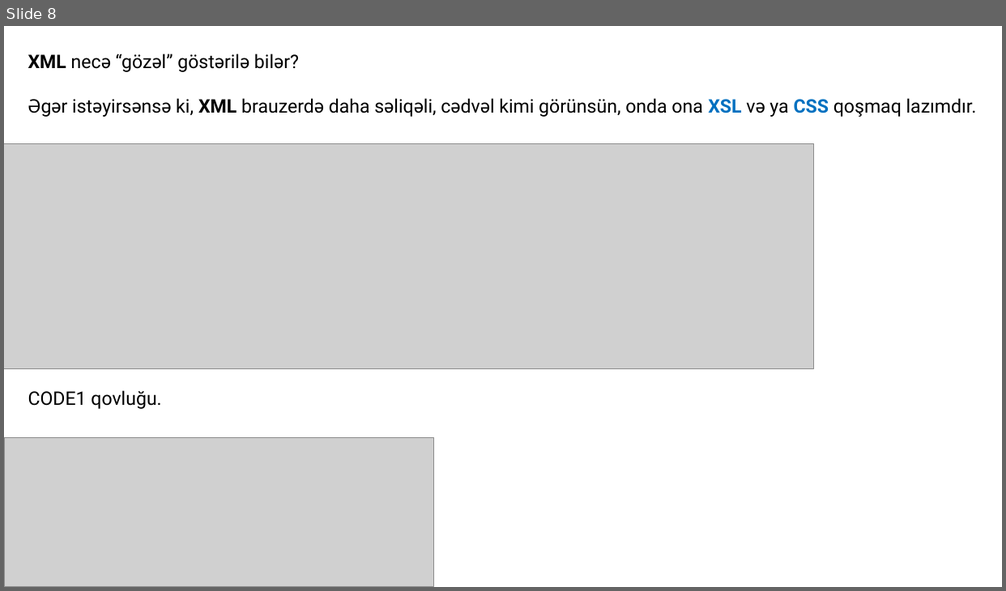
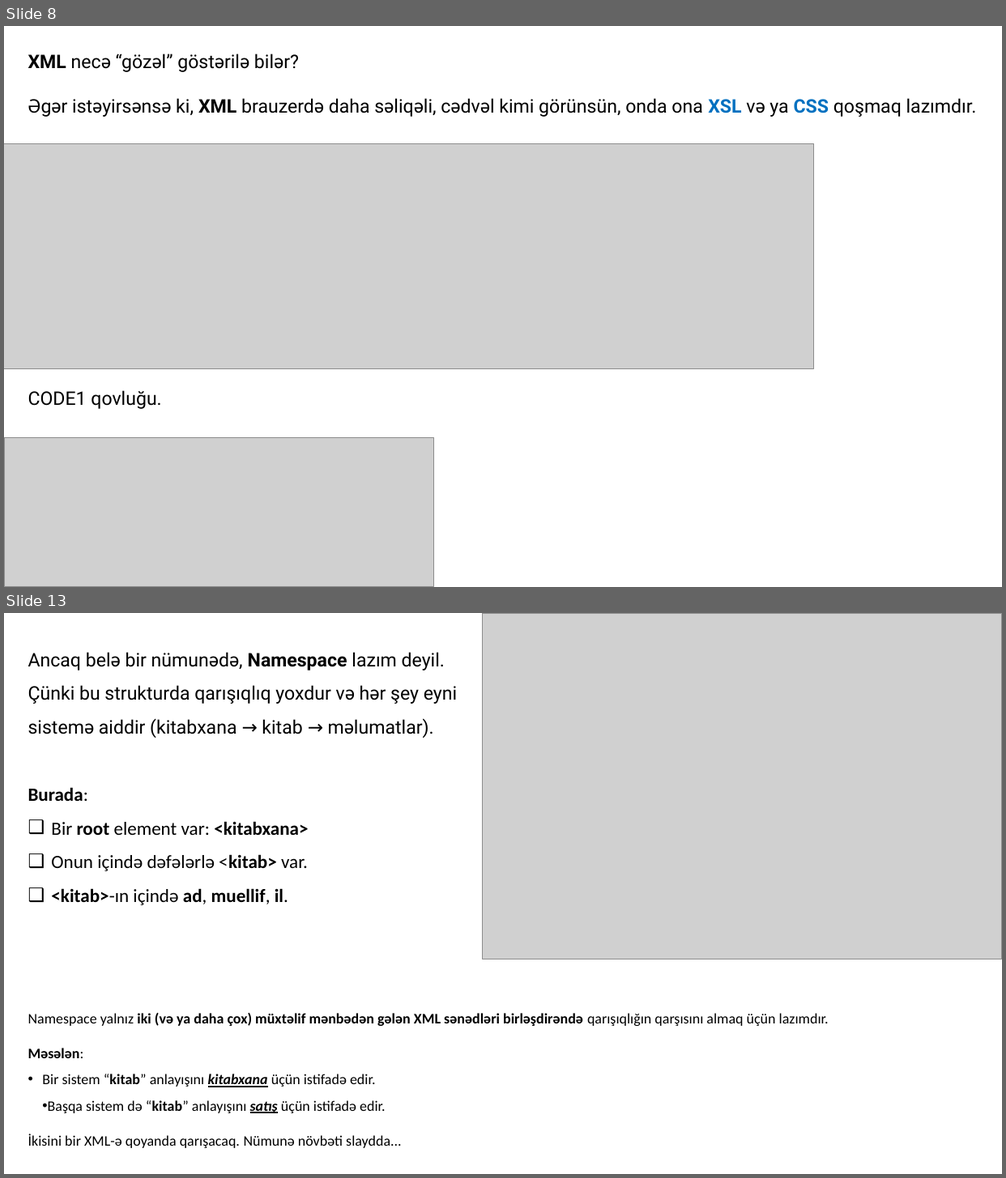
Before and after one commit to codeurient/REST-API, a slide deck: .lessons/6 SOAP - XML/1.pptx. Shown one above the other, each under a label of ours: slide 8 before the commit, slides 8 and 13 after it; the slides between them are not shown. The pictures are 1006x591 and 1006x1178 pixels, drawn with LibreOffice and Linux fonts; fonts in the diff are those of the drawing; grey boxes stand for pictures. Boxes give left, top, right and bottom in pixels: in the first picture for what was removed or moved away, otherwise in the second. Text is boxed around its words. In the diff, an @@ line names an element or a change of style, - is before the commit and + after.

```diff
--- a/.lessons/6 SOAP - XML/1.pptx
+++ b/.lessons/6 SOAP - XML/1.pptx
@@ slide 13 added at [4,613,1002,1174], background #FFFFFF @@
@@ picture added at [483,613,1002,960] @@
@@ text added at [28,652,457,905], 18 pt, text #000000 @@
+Ancaq belə bir nümunədə, Namespace lazım deyil. Çünki bu strukturda qarışıqlıq yoxdur və hər şey eyni sistemə aiddir (kitabxana → kitab → məlumatlar).
+Burada:
+❑ Bir root element var: <kitabxana>
+❑ Onun içində dəfələrlə <kitab> var.
+❑ <kitab>-ın içində ad, muellif, il.
@@ text added at [28,1013,829,1148], 14 pt, text #000000 @@
+Namespace yalnız iki (və ya daha çox) müxtəlif mənbədən gələn XML sənədləri birləşdirəndə qarışıqlığın qarşısını almaq üçün lazımdır.
+Məsələn:
+• Bir sistem “kitab” anlayışını kitabxana üçün istifadə edir.
+• Başqa sistem də “kitab” anlayışını satış üçün istifadə edir.
+İkisini bir XML-ə qoyanda qarışacaq. Nümunə növbəti slaydda...
```
Also in this commit, not shown: 1 slide changed, 25 other slides added, 8 other files.
